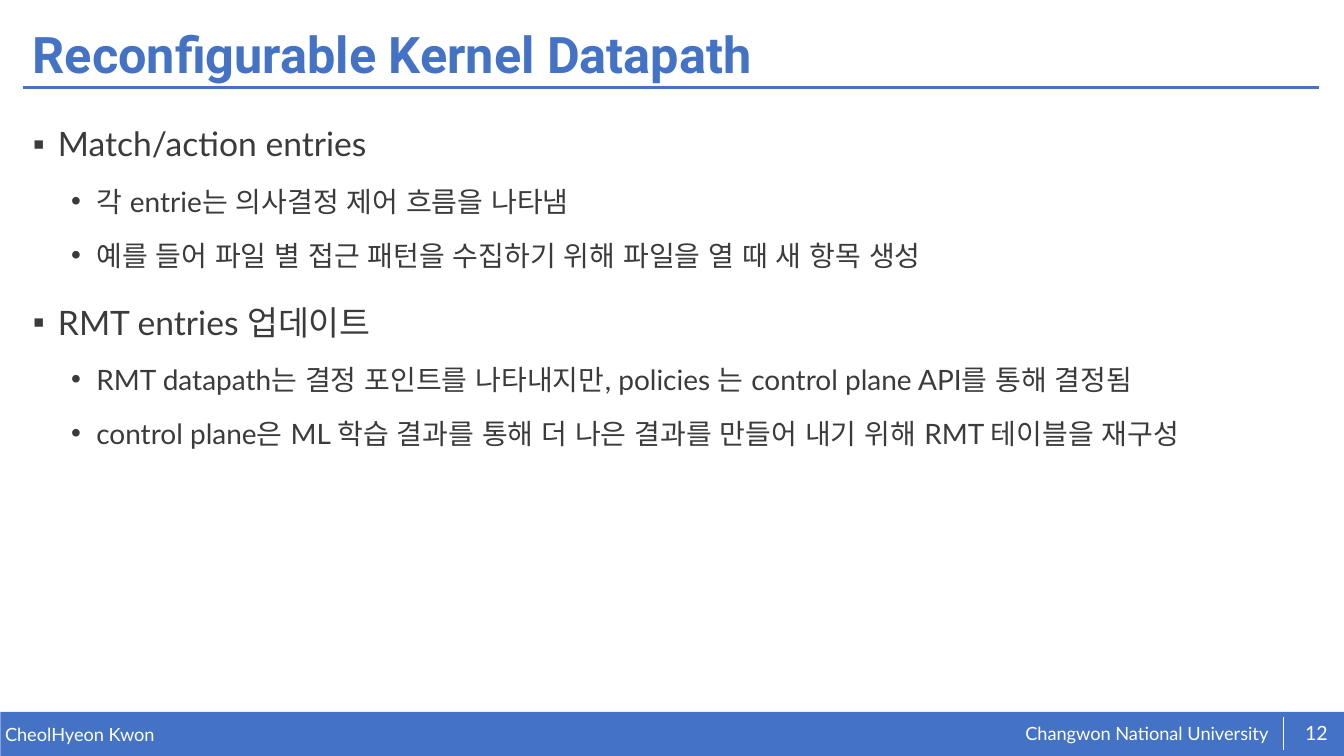
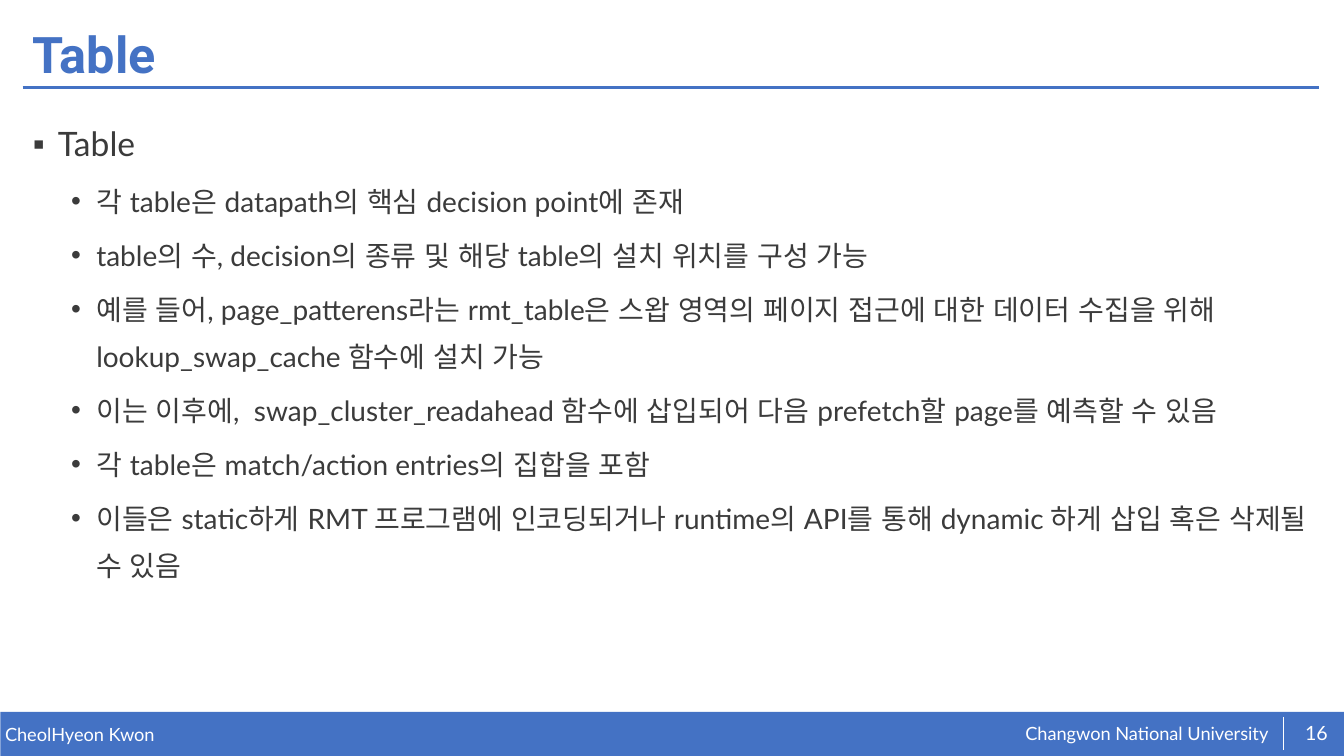
Before and after one commit to kkcchh9999/Studied_in_NOSLab, a slide deck: slide 16 of presentation/Toward Reconfigurable Kernel Datapaths with Learned Optimizations.pptx (slide 12 before the commit). Drawn at 1344x756 pixels with LibreOffice and Linux fonts; fonts in the diff are those of the drawing. Boxes give left, top, right and bottom in pixels: in the first picture for what was removed or moved away, otherwise in the second. Text is boxed around its words. In the diff, an @@ line names an element or a change of style, - is before the commit and + after.

```diff
--- a/presentation/Toward Reconfigurable Kernel Datapaths with Learned Optimizations.pptx
+++ b/presentation/Toward Reconfigurable Kernel Datapaths with Learned Optimizations.pptx
@@ title at [33,35,156,74]: text changed @@
-Reconfigurable Kernel Datapath
+Table
@@ text at [58,131,1306,578]: text changed @@
-▪ Match/action entries
-  • 각 entrie는 의사결정 제어 흐름을 나타냄
-  • 예를 들어 파일 별 접근 패턴을 수집하기 위해 파일을 열 때 새 항목 생성
-▪ RMT entries 업데이트
-  • RMT datapath는 결정 포인트를 나타내지만, policies 는 control plane API를 통해 결정됨
-  • control plane은 ML 학습 결과를 통해 더 나은 결과를 만들어 내기 위해 RMT 테이블을 재구성
+▪ Table
+  • 각 table은 datapath의 핵심 decision point에 존재
+  • table의 수, decision의 종류 및 해당 table의 설치 위치를 구성 가능
+  • 예를 들어, page_patterens라는 rmt_table은 스왑 영역의 페이지 접근에 대한 데이터 수집을 위해 lookup_swap_cache 함수에 설치 가능
+  • 이는 이후에, swap_cluster_readahead 함수에 삽입되어 다음 prefetch할 page를 예측할 수 있음
+  • 각 table은 match/action entries의 집합을 포함
+  • 이들은 static하게 RMT 프로그램에 인코딩되거나 runtime의 API를 통해 dynamic 하게 삽입 혹은 삭제될 수 있음
@@ page number at [1305,726,1328,740]: text changed @@
-12
+16
```
Also in this commit, not shown: 9 other slides changed, 8 slides added.
